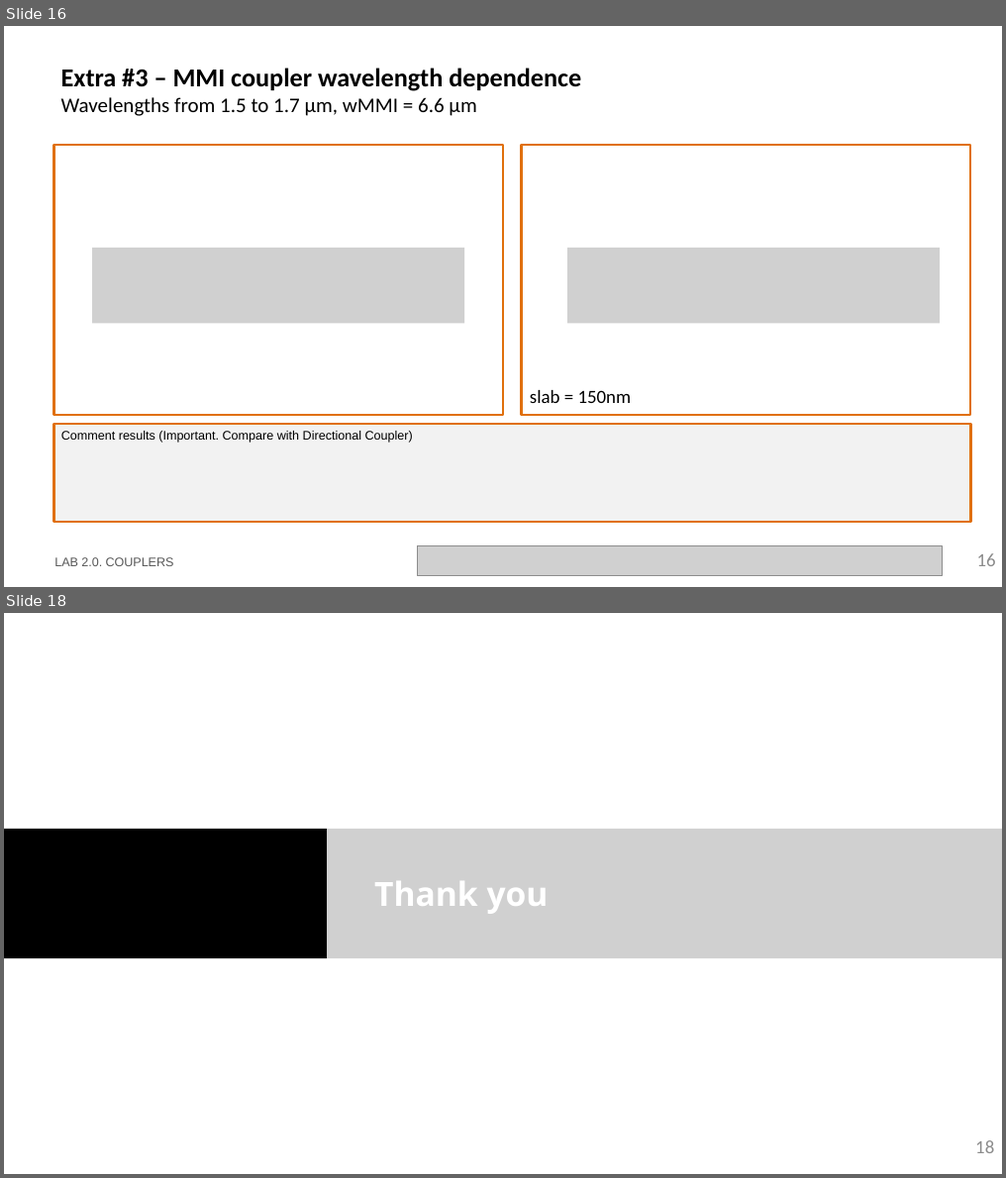
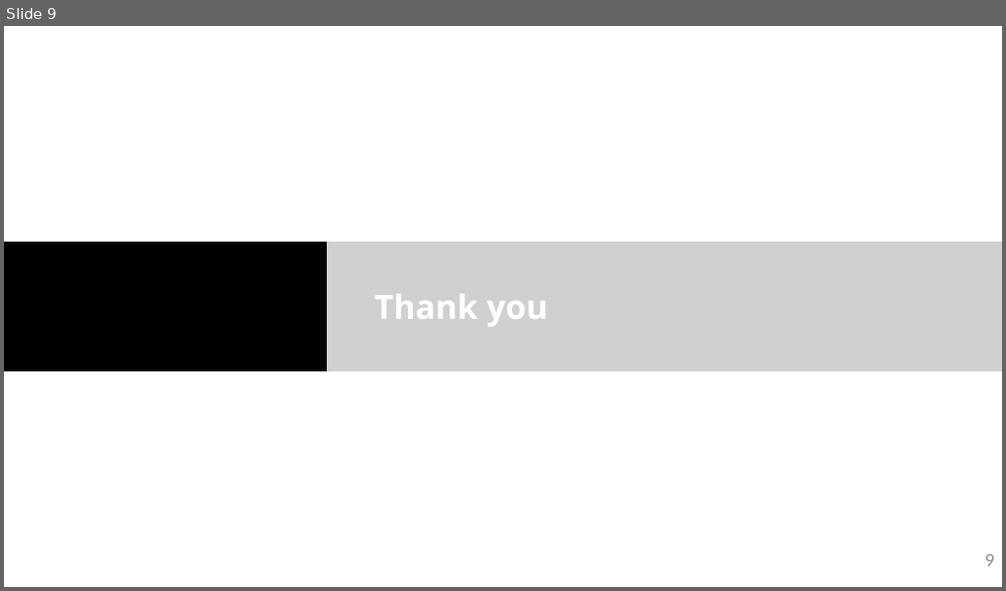
Before and after one commit to cccanvas-upv/ipsp-lab2, a slide deck: LabBook_20.pptx. Shown one above the other, each under a label of ours: slides 16 and 18 before the commit, slide 9 after it; the slides between them are not shown. The pictures are 1006x1178 and 1006x591 pixels, drawn with LibreOffice and Linux fonts; fonts in the diff are those of the drawing; grey boxes stand for pictures; background and template pictures are left out. Boxes give left, top, right and bottom in pixels: in the first picture for what was removed or moved away, otherwise in the second. Text is boxed around its words. In the diff, an @@ line names an element or a change of style, - is before the commit and + after.

```diff
--- a/LabBook_20.pptx
+++ b/LabBook_20.pptx
@@ slide 16 removed at bbox=[4, 26, 1002, 587], background #FFFFFF @@
@@ title removed at bbox=[61, 68, 581, 116] @@
-Extra #3 – MMI coupler wavelength dependence
-Wavelengths from 1.5 to 1.7 µm, wMMI = 6.6 µm
@@ rectangle removed at bbox=[54, 144, 503, 415] @@
@@ rectangle removed at bbox=[522, 144, 970, 415] @@
@@ picture removed at bbox=[92, 248, 464, 323] @@
@@ picture removed at bbox=[567, 248, 940, 323] @@
@@ text removed at bbox=[530, 390, 632, 403] @@
-slab = 150nm
@@ rectangle removed at bbox=[54, 424, 971, 522] @@
-Comment results (Important. Compare with Directional Coupler)
@@ text removed at bbox=[54, 558, 174, 567] @@
-LAB 2.0. COUPLERS
@@ picture removed at bbox=[417, 547, 943, 576] @@
@@ page number removed at bbox=[977, 554, 996, 567] @@
-16
@@ what was slide 18 is now slide 9 @@
@@ page number at bbox=[985, 555, 995, 567]: text changed @@
-18
+9
```
Also in this commit, not shown: 8 slides changed, 8 other slides removed, 3 other files.
